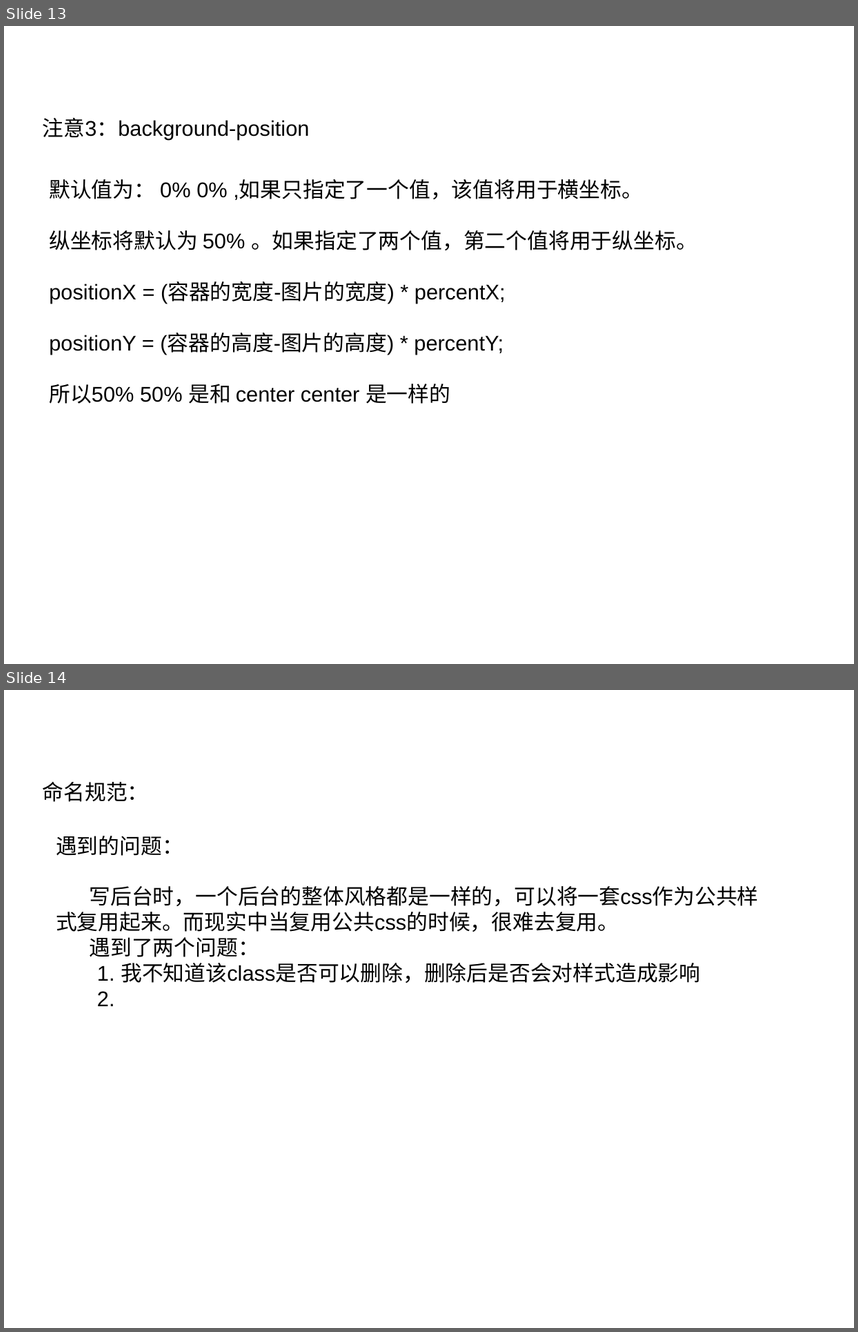
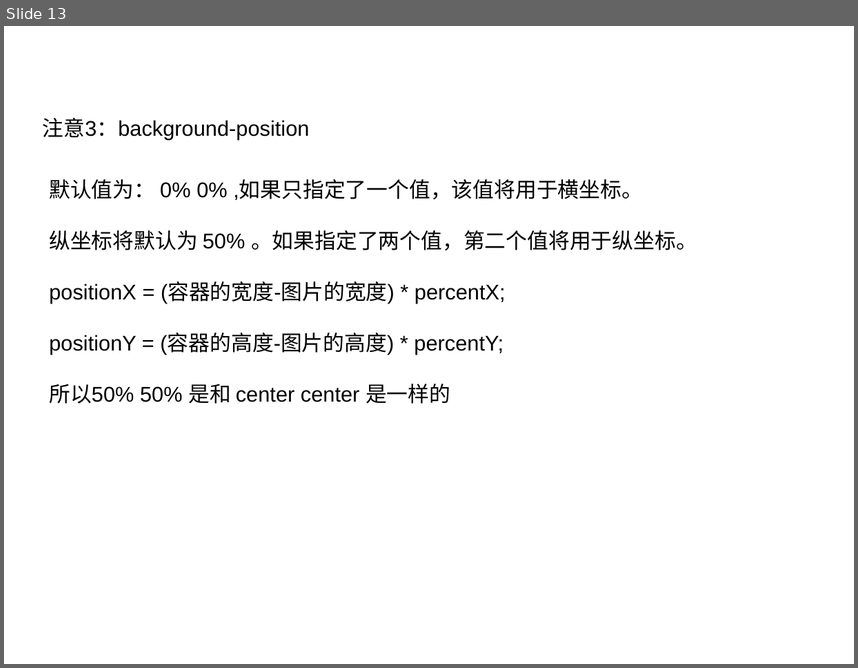
Before and after one commit to femonster/groceries, a slide deck: css-demo/分享模板.ppt. Shown one above the other, each under a label of ours: slides 13 and 14 before the commit, slide 13 after it. The pictures are 858x1332 and 858x668 pixels, drawn with LibreOffice and Linux fonts; fonts in the diff are those of the drawing; background and template pictures are left out. Boxes give left, top, right and bottom in pixels: in the first picture for what was removed or moved away, otherwise in the second. Text is boxed around its words. In the diff, an @@ line names an element or a change of style, - is before the commit and + after.

```diff
--- a/css-demo/分享模板.ppt
+++ b/css-demo/分享模板.ppt
@@ slide 14 removed at [4, 690, 854, 1328], background picture (left out) @@
@@ text removed at [43, 782, 149, 802] @@
-命名规范：
@@ text removed at [56, 836, 758, 1006] @@
-遇到的问题：
-写后台时，一个后台的整体风格都是一样的，可以将一套css作为公共样式复用起来。而现实中当复用公共css的时候，很难去复用。
-遇到了两个问题：
-1. 我不知道该class是否可以删除，删除后是否会对样式造成影响
-2.
```
Also in this commit, not shown: 1 slide changed, 4 slides added.
